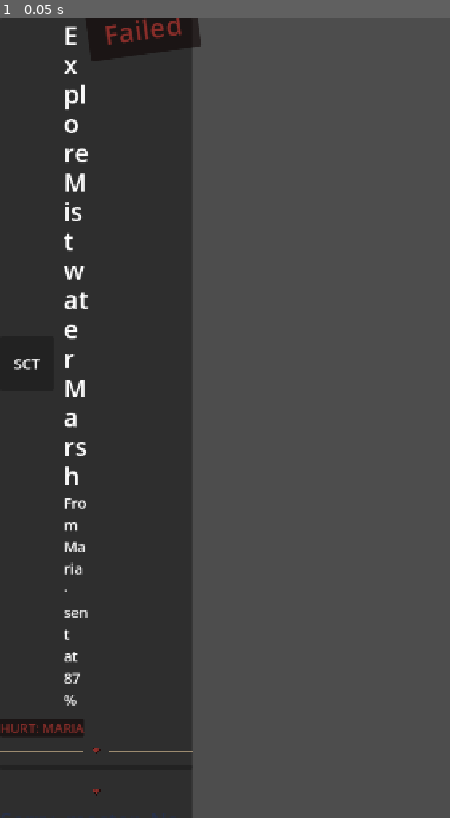
Above: before the commit, frame 1.
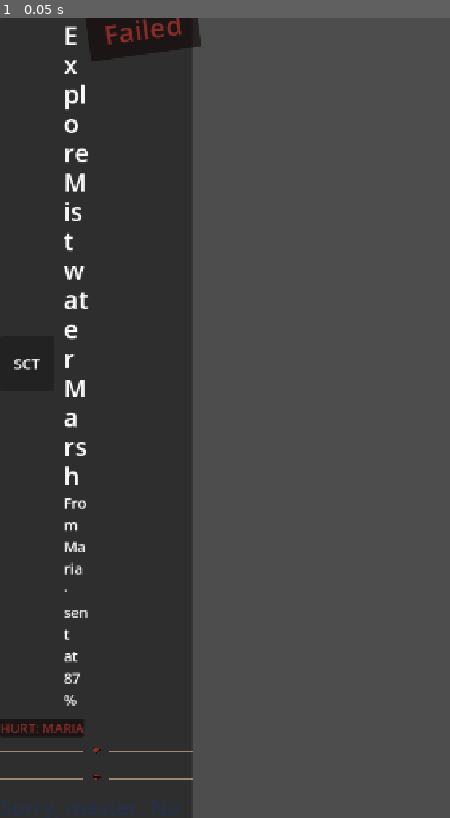
Above: after the commit, the same moment.

Repository: ActuallySanta/Fantasy-Guild-Manager
Game: Godot game, scene res://MobileHall/Scenes/Rows/report_entry.tscn
Same seed, same stepped clock (60 frames per second), same inputs: the game is played once before the commit and once after it. This scene is started directly instead of the project's main scene.
Inputs:
- Up to frame 1 (0.05 s): no input

The runs differ from the first frame. In frame 1, 0.2% of the frame differs, in the area x 0-43%, y 94-100%.
Error before the commit: Parse Error: Identifier "SUMMARY_ICON" not declared in the current scope. (res://MobileHall/Scripts/report_entry.gd:30)

Commit message:
Fix report card after master merge; show found gear on the letter
The master merge (425d4c2) resolved report_entry conflicts by mixing the
old card version into the new parchment letter, leaving refs to removed
nodes and undeclared vars, so the Day Report failed to parse. Restore
master's letter and re-add found equipment to it:
- a blue "Found: ..." ink tag next to the Hurt / Died tags
- parchment ink for the equipment story color, a chest icon for the
  hidden cache beat, and the "Equipment found" line left to the tag

Co-Authored-By: Claude Opus 5.5 <noreply@anthropic.com>

Diff:
--- a/MobileHall/Scenes/Rows/report_entry.tscn
+++ b/MobileHall/Scenes/Rows/report_entry.tscn
@@ -113,20 +113,28 @@
 text = "Died: Alex"
 uppercase = true
 
+[node name="FoundTag" type="PanelContainer" parent="Col/Tags"]
+unique_name_in_owner = true
+visible = false
+self_modulate = Color(0.1843, 0.2902, 0.4, 1)
+layout_mode = 2
+size_flags_horizontal = 3
+theme_type_variation = &"InkBoxThick"
+
+[node name="FoundText" type="Label" parent="Col/Tags/FoundTag"]
+unique_name_in_owner = true
+custom_minimum_size = Vector2(40, 0)
+layout_mode = 2
+theme_type_variation = &"CapsLabel"
+theme_override_colors/font_color = Color(0.1843, 0.2902, 0.4, 1)
+theme_override_font_sizes/font_size = 21
+text = "Found: Rare Dagger"
+autowrap_mode = 3
+uppercase = true
+
 [node name="Divider" parent="Col" instance=ExtResource("2_divider")]
 layout_mode = 2
 
-[node name="ItemsLine" type="Label" parent="Col"]
-unique_name_in_owner = true
-visible = false
-custom_minimum_size = Vector2(40, 0)
-layout_mode = 2
-theme_override_font_sizes/font_size = 21
-theme_override_colors/font_color = Color(0.18431373, 0.37254903, 0.5411765, 1)
-text = "Found: Rare Sword"
-autowrap_mode = 3
-
-[node name="StoryButton" type="Button" parent="Col" unique_id=957829678]
 [node name="Beats" type="VBoxContainer" parent="Col"]
 unique_name_in_owner = true
 layout_mode = 2
--- a/MobileHall/Scripts/report_entry.gd
+++ b/MobileHall/Scripts/report_entry.gd
@@ -1,7 +1,7 @@
 ## One quest in the Day Report, written as a letter home: type seal, title,
 ## who sent it and at what odds, a Success / Failed stamp, who got hurt or
-## died, the story one line per beat, and a closing line signed by whoever
-## came back.
+## died, what equipment was found, the story one line per beat, and a closing
+## line signed by whoever came back.
 ## Scene: MobileHall/Scenes/Rows/report_entry.tscn
 extends PanelContainer
 
@@ -11,24 +11,27 @@
 ## CreatedQuest.generateResults writes bright BBCode colours meant for a dark
 ## screen; these swap them for inks that read on parchment.
 const STORY_RECOLORS := {
-	"[color=FFE700]": "[color=#7A5A12]", "[color=gold]": "[color=#7A5A12]",
-	"[color=green]": "[color=#2F6A22]",
-	"[color=FD0000]": "[color=#A3262A]", "[color=red]": "[color=#A3262A]",
-	# found equipment
-	"[color=4FC3F7]": "[color=#2F5F8A]",
+	"[color=FFE700]": "[color=#6B5A1E]", "[color=gold]": "[color=#6B5A1E]",
+	"[color=green]": "[color=#3D5A2A]",
+	"[color=FD0000]": "[color=#8B2E2A]", "[color=red]": "[color=#8B2E2A]",
+	# equipment found while searching (CreatedQuest._find_equipment)
+	"[color=4FC3F7]": "[color=#2F4A66]",
 }
-## Story lines the letter says in its own words instead (the closing line).
-const SKIPPED_LINE_STARTS := ["Summary", "However"]
+## Story lines the letter says in its own words instead (the closing line, and
+## the Found tag for "Equipment found").
+const SKIPPED_LINE_STARTS := ["Summary", "However", "Equipment found"]
 ## Icon for a story line (matched on its plain text); the first matching rule wins.
 const BEAT_ICON_RULES := [
-	{"test": "contains", "text": "passed away", "icon": "injury"},
-	{"test": "contains", "text": "INJUR", "icon": "injury"},
-	{"test": "contains", "text": "hidden cache", "icon": "rook"},
-	{"test": "contains", "text": "Equipment found", "icon": "rook"},
-	{"test": "contains", "text": "chest", "icon": "coins"},
-	{"test": "contains", "text": "without sustaining", "icon": "defense"},
-	{"test": "starts_with", "text": "Summary", "icon": SUMMARY_ICON},
-	{"test": "starts_with", "text": "However", "icon": "coins"},
+	{"text": "succumbed", "icon": "skull"},
+	{"text": "passed away", "icon": "skull"},
+	{"text": "ATTACKED", "icon": "swords"},
+	{"text": "INJUR", "icon": "swords"},
+	{"text": "hidden cache", "icon": "chest"},
+	{"text": "chest", "icon": "chest"},
+	{"text": "lockbox", "icon": "chest"},
+	{"text": "wallet", "icon": "chest"},
+	{"text": "secret room", "icon": "chest"},
+	{"text": "artifact", "icon": "chest"},
 ]
 const BEAT_ICON_DEFAULT := "scroll"
 
@@ -38,9 +41,7 @@
 const TEXT_FROM := "From %s · sent at %d%%"
 const TEXT_INJURED := "Hurt: %s"
 const TEXT_DIED := "Died: %s"
-const TEXT_FOUND_ITEMS := "Found: %s"
-const BUTTON_OPEN_STORY := "Read the story"
-const BUTTON_HIDE_STORY := "Hide the story"
+const TEXT_FOUND := "Found: %s"
 const TEXT_WON := "It is done, master. The reward is ours: %d gold. — %s."
 const TEXT_LOST_GOLD := "Sorry, master. No reward this time, but %s brought back %d gold. — %s."
 const TEXT_LOST := "Sorry, master. No reward this time. — %s."
@@ -51,13 +52,6 @@
 @onready var _type_seal: PanelContainer = %TypeSeal
 @onready var _type_tag: Label = %TypeTag
 @onready var _title: Label = %Title
-@onready var _gold_chip = %GoldChip           # chip.gd
-@onready var _party_line: Label = %PartyLine
-@onready var _injured_line: Label = %HurtLine
-@onready var _died_line: Label = %DiedLine
-@onready var _items_line: Label = %ItemsLine
-# Story
-@onready var _story_button: Button = %StoryButton
 @onready var _from_line: Label = %From
 @onready var _result_stamp: Control = %Stamp
 @onready var _stamp_text: Label = %StampText
@@ -65,6 +59,8 @@
 @onready var _injured_text: Label = %HurtText
 @onready var _died_tag: Control = %DiedTag
 @onready var _died_text: Label = %DiedText
+@onready var _found_tag: Control = %FoundTag
+@onready var _found_text: Label = %FoundText
 # Story and sign-off
 @onready var _beat_list: VBoxContainer = %Beats
 @onready var _closing_line: Label = %Closing
@@ -75,61 +71,33 @@
 
 ## result = one quest result from hall_main._run_quest.
 func setup(result: Dictionary) -> void:
-	_succeeded = result.succeeded
-	_story_text = result.story
-	_show_summary(result)
-
-	_story_button.pressed.connect(_toggle_story)
-	_story_button.text = BUTTON_OPEN_STORY
-	Style.style_button(_story_button, "paper", 22)
-	_beat_list.visible = false
-
-	# a death turns the card red even when the quest succeeded
-	var anyone_died: bool = not result.get("died", []).is_empty()
-	var border_color := Style.GREEN if _succeeded and not anyone_died else Style.RED
-	Style.style_panel(self, Style.CARD_BG, border_color, 3, 16, CARD_PADDING)
-
-
-## Stamp, title, gold, who went (with their chance), who got hurt, who died,
-## and what equipment was found.
-func _show_summary(result: Dictionary) -> void:
-	if _succeeded:
-		_result_stamp.set_chip(TEXT_SUCCESS, Style.GREEN, Style.WHITE, "check")
-	else:
-		_result_stamp.set_chip(TEXT_FAILED, Style.RED, Style.WHITE, "x")
+	var succeeded: bool = result.succeeded
+	var type_info := Style.quest_type_info(result)
+	Style.style_tag(_type_seal, _type_tag, type_info.tag, type_info.color)
 	_title.text = result.quest.questTitle
 	_from_line.text = TEXT_FROM % [Style.join_names(result.party), mini(int(result.chance), 100)]
 
 	# the stamp is white art inked green or red (a death turns it red even on a success)
 	var died: Array = result.get("died", [])
-	if injured.is_empty():
-		_injured_line.text = TEXT_NO_INJURIES
-		Style.set_font_color(_injured_line, Style.GREEN_TEXT)
-	else:
-		_injured_line.text = TEXT_INJURED % Style.join_names(injured, ", ")
-		Style.set_font_color(_injured_line, Style.RED)
-	# "unhurt" would be wrong if someone died, so only the death line shows then
-	_injured_line.visible = not injured.is_empty() or died.is_empty()
-
-	_died_line.visible = not died.is_empty()
-	_died_line.text = TEXT_DIED % Style.join_names(died, ", ")
-	Style.set_font_color(_died_line, Style.RED)
-
-	# equipment found while searching (kept whether or not the quest succeeded)
-	var found_items: Array = result.get("items", [])
-	var found_item_names: Array[String] = []
-	for found_item in found_items:
-		found_item_names.append(found_item.name)
-	_items_line.visible = not found_items.is_empty()
-	_items_line.text = TEXT_FOUND_ITEMS % ", ".join(found_item_names)
-	Style.set_font_color(_items_line, Style.BLUE_TEXT)
-
+	_stamp_text.text = TEXT_SUCCESS if succeeded else TEXT_FAILED
+	var stamp_ink := Style.GREEN_TEXT if succeeded and died.is_empty() else Style.RED
+	Style.tint_art(_result_stamp, stamp_ink)
+	Style.set_font_color(_stamp_text, stamp_ink)
 
 	var injured: Array = result.get("injured", [])
 	_injured_tag.visible = not injured.is_empty()
 	_injured_text.text = TEXT_INJURED % Style.join_names(injured, ", ")
 	_died_tag.visible = not died.is_empty()
 	_died_text.text = TEXT_DIED % Style.join_names(died, ", ")
+
+	# equipment found while searching; the guild keeps it even on a failed quest
+	# (results from before this feature have no "items" key, so default to none)
+	var found_items: Array = result.get("items", [])
+	var found_item_names := PackedStringArray()
+	for found_item in found_items:
+		found_item_names.append(found_item.name)
+	_found_tag.visible = not found_items.is_empty()
+	_found_text.text = TEXT_FOUND % ", ".join(found_item_names)
 
 	_build_story_beats(result.story)
 	_closing_line.text = _closing_text(result)
